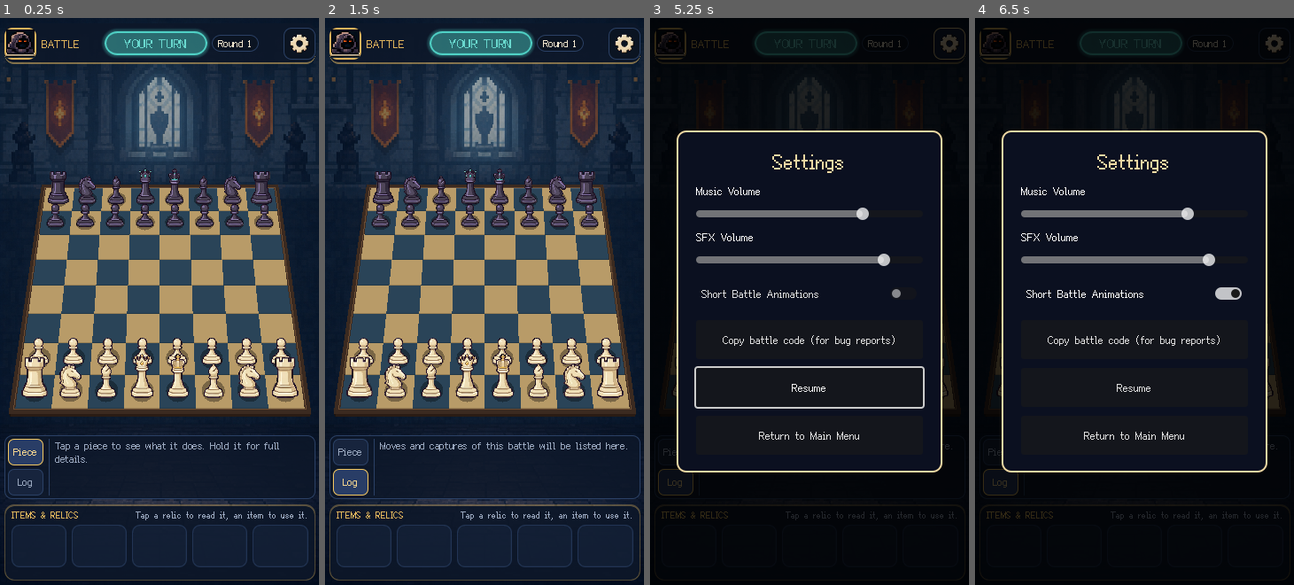
Above: before the commit, frames 1-4 (left to right).
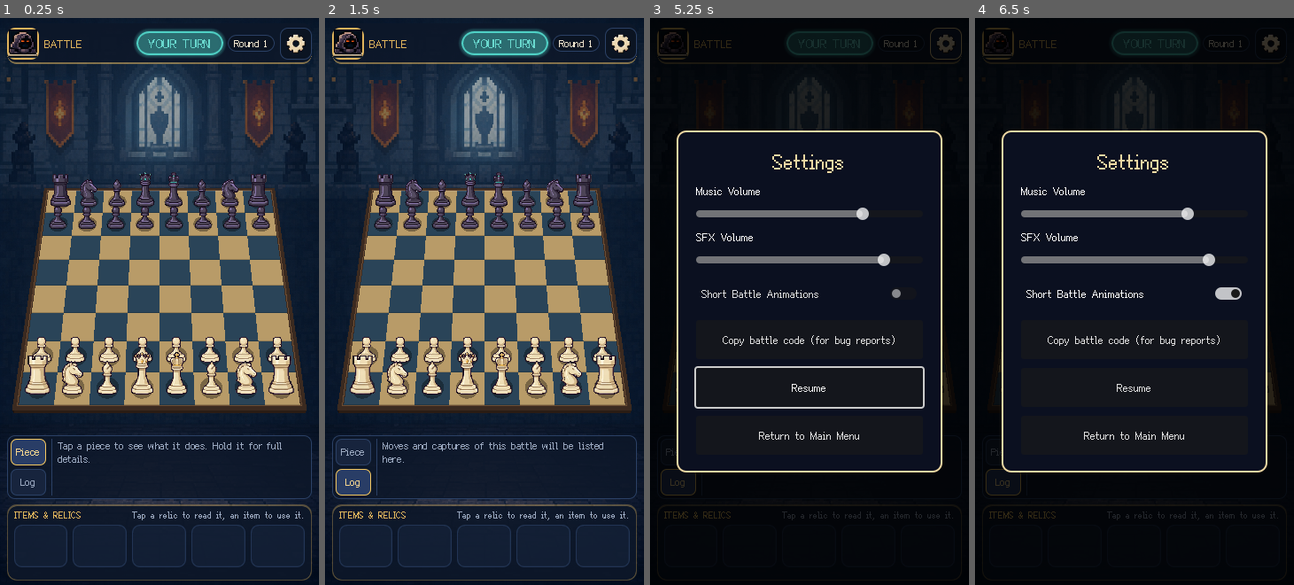
Above: after the commit, the same moments.

Repository: CapJunkrat/pixelking
Game: Godot game, scene res://scenes/battle/BattleScene.tscn
The game is run twice, just before and just after one commit, with the same random seed, the same clock (stepped at 60 frames per second) and the same inputs. This scene is started directly instead of the project's main scene.
Inputs (mouse positions are in pixels of both pictures, inside the frame that each line leads up to; where the layout moved, square brackets give the same spot in the first picture):
- Up to frame 1 (0.25 s): no input
- Up to frame 2 (1.5 s): click "Piece" at 0.5 s; click "Log" at 1.25 s
- Up to frame 3 (5.25 s): click "Piece" at 2 s; click "Log" at 2.75 s; click "Piece" at 3.5 s; click "Log" at 4.25 s; click (946, 40) [949, 40] at 5 s
- Up to frame 4 (6.5 s): click "Short Battle Animations" at 5.75 s

The runs differ from the first frame. In frame 1, 16% of the frame differs, in the area x 1-99%, y 1-100%; in frame 2, 16%; in frame 3, 1.2%; in frame 4, 1.2%.

Commit message:
fix: battle screen fits 360-wide phones in Chinese and English
The battle top bar and the board both asked for more than the 344px a 360 phone
leaves, so the whole battle layout widened and was clipped on both sides
(badly in Chinese, a few pixels in English).

- Top bar: compact act/layer text, turn pill sized to its texts, the enemy name
  takes the leftover width and ends in an ellipsis when too long.
- Board: minimum width 344 (it already fits itself to its size).
- Phone-width test now covers pre-battle, battle and the longest boss name.
- Store screenshots retaken with the fix.

Co-Authored-By: Claude Opus 5.5 <noreply@anthropic.com>
Claude-Session: https://claude.ai/code/session_012w4X79Jp4FAdeJJxKLYmvh

Diff:
--- a/scenes/battle/BattleBoardView.tscn
+++ b/scenes/battle/BattleBoardView.tscn
@@ -3,7 +3,7 @@
 [ext_resource type="Script" path="res://scripts/battle/BattleBoardView.gd" id="1_script"]
 
 [node name="BoardFrame" type="Control"]
-custom_minimum_size = Vector2(351, 351)
+custom_minimum_size = Vector2(344, 351)
 size_flags_horizontal = 4
 size_flags_vertical = 4
 script = ExtResource("1_script")
--- a/scripts/autoload/Localization.gd
+++ b/scripts/autoload/Localization.gd
@@ -288,6 +288,7 @@
 			"MAP_TITLE": "The Crown Road",
 			"MAP_PROGRESS": "Layer %d / %d",
 			"MAP_ACT": "Act %d",
+			"BATTLE_HUD_PLACE": "Act %d · %d/%d",
 			"BATTLE_RESULT_REWARD": "Choose Reward",
 			"BATTLE_RESULT_SUMMARY": "Run Summary",
 			"FUSION_PREVIEW_UNAVAILABLE": "Fusion preview unavailable.",
--- a/scripts/autoload/LocalizationZh.gd
+++ b/scripts/autoload/LocalizationZh.gd
@@ -285,6 +285,7 @@
 	"MAP_TITLE": "王冠之路",
 	"MAP_PROGRESS": "第 %d / %d 层",
 	"MAP_ACT": "第 %d 幕",
+	"BATTLE_HUD_PLACE": "第%d幕 · %d/%d层",
 	"INTERACTION_UNAVAILABLE": "这个选项现在不可用。",
 	"LOG_HINT": "点击棋子查看它的能力，长按查看完整说明。",
 	"LOG_LEGEND_PROTECTED": "橙色盾牌：会被攻击，但有己方保护",
--- a/scripts/battle/BattleHUD.gd
+++ b/scripts/battle/BattleHUD.gd
@@ -40,7 +40,7 @@
 
 func _ready() -> void:
 	custom_minimum_size = Vector2(0, BAR_HEIGHT)
-	add_theme_constant_override("separation", 8)
+	add_theme_constant_override("separation", 6)
 	alignment = BoxContainer.ALIGNMENT_BEGIN
 	_build()
 	_load_encounter()
@@ -57,9 +57,12 @@
 # --- building ---------------------------------------------------------------------
 
 func _build() -> void:
-	# Who you fight: a framed portrait, the battle tier and the layer.
+	# Who you fight: a framed portrait, the battle tier and the layer. It takes whatever
+	# width the turn pill and the gear leave, and a name too long for it ends in "…",
+	# so the bar never grows past a 360-wide phone (long boss names, Chinese text).
 	var foe: HBoxContainer = HBoxContainer.new()
 	foe.name = "Foe"
+	foe.size_flags_horizontal = Control.SIZE_EXPAND_FILL
 	foe.add_theme_constant_override("separation", 6)
 	var frame: PanelContainer = PanelContainer.new()
 	frame.name = "BossPortrait"
@@ -80,14 +83,18 @@
 	frame.add_child(enemy_portrait)
 	foe.add_child(frame)
 	var names: VBoxContainer = VBoxContainer.new()
+	names.name = "Names"
+	names.size_flags_horizontal = Control.SIZE_EXPAND_FILL
 	names.alignment = BoxContainer.ALIGNMENT_CENTER
 	names.add_theme_constant_override("separation", -2)
 	enemy_label = _label(_text("BATTLE_ENEMY"), 12, _tier_color)
 	enemy_label.name = "EnemyLabel"
+	_let_shrink(enemy_label)
 	names.add_child(enemy_label)
 	layer_label = _label("", 10, MUTED)
 	layer_label.name = "LayerLabel"
 	layer_label.visible = false
+	_let_shrink(layer_label)
 	names.add_child(layer_label)
 	foe.add_child(names)
 	add_child(foe)
@@ -105,8 +112,10 @@
 	turn_label = _label("", 13, TEAL)
 	turn_label.name = "TurnLabel"
 	turn_label.horizontal_alignment = HORIZONTAL_ALIGNMENT_CENTER
-	turn_label.custom_minimum_size = Vector2(92, 0)
 	turn_segment.add_child(turn_label)
+	# As wide as the longer of the two turn texts, so the pill keeps its size when the
+	# turn changes, in any language.
+	turn_label.custom_minimum_size = Vector2(_text_width(turn_label, [_text("BATTLE_YOUR_TURN"), _text("BATTLE_ENEMY_TURN")]), 0)
 	middle.add_child(turn_segment)
 	var round_chip: PanelContainer = PanelContainer.new()
 	round_chip.name = "RoundSegment"
@@ -170,7 +179,7 @@
 	var map_state: Variant = (run_manager.get("current_run") as RunState).map_state
 	if map_state != null:
 		var act: int = (run_manager.get("current_run") as RunState).act_index + 1
-		layer_label.text = "%s · %s" % [_text("MAP_ACT") % act, _text("MAP_PROGRESS") % [node.layer_index + 1, (map_state as MapState).total_layers]]
+		layer_label.text = _text("BATTLE_HUD_PLACE") % [act, node.layer_index + 1, (map_state as MapState).total_layers]
 		layer_label.visible = true
 	var frame: PanelContainer = find_child("BossPortrait", true, false) as PanelContainer
 	var frame_style: StyleBoxFlat = frame.get_theme_stylebox("panel") as StyleBoxFlat
@@ -195,8 +204,8 @@
 	turn_label.add_theme_color_override("font_color", accent.lightened(0.15) if _your_turn else accent)
 	var pill: StyleBoxFlat = _box(Color(accent, 0.16), accent, 14)
 	pill.set_border_width_all(2 if _your_turn else 1)
-	pill.content_margin_left = 12
-	pill.content_margin_right = 12
+	pill.content_margin_left = 10
+	pill.content_margin_right = 10
 	pill.content_margin_top = 4
 	pill.content_margin_bottom = 4
 	if _your_turn:
@@ -211,6 +220,22 @@
 	label.add_theme_color_override("font_color", color)
 	label.mouse_filter = Control.MOUSE_FILTER_IGNORE
 	return label
+
+## A label that may be narrower than its text: it then ends in "…" instead of
+## widening its container.
+func _let_shrink(label: Label) -> void:
+	label.clip_text = true
+	label.text_overrun_behavior = TextServer.OVERRUN_TRIM_ELLIPSIS
+	label.size_flags_horizontal = Control.SIZE_EXPAND_FILL
+
+## The widest of `texts` in the label's own font and size, rounded up.
+func _text_width(label: Label, texts: Array[String]) -> float:
+	var font: Font = label.get_theme_font("font")
+	var font_size: int = label.get_theme_font_size("font_size")
+	var widest: float = 0.0
+	for line: String in texts:
+		widest = maxf(widest, font.get_string_size(line, HORIZONTAL_ALIGNMENT_LEFT, -1, font_size).x)
+	return ceilf(widest)
 
 func _box(fill: Color, border: Color, radius: int) -> StyleBoxFlat:
 	var box: StyleBoxFlat = StyleBoxFlat.new()
--- a/scripts/tests/scenes/test_phone_width_layout.gd
+++ b/scripts/tests/scenes/test_phone_width_layout.gd
@@ -48,6 +48,14 @@
 		}
 		await _check_scene("res://scenes/run/RunInteractionScene.tscn", locale + " summary")
 		run.pending_choice = saved_choice
+		# Pre-battle and the battle itself, with the run's act and layer in the top bar.
+		run_manager.abandon_run()
+		expect(RunTestFixture.create_drafted_run(run_manager) == OK, "%s: drafted run for battle" % locale)
+		expect(RunTestFixture.prepare_confirmed_battle(run_manager, true) == OK, "%s: battle deployment ready" % locale)
+		await _check_scene("res://scenes/run/PreBattleScene.tscn", locale)
+		expect(run_manager.start_current_battle() == OK, "%s: battle starts" % locale)
+		await _check_scene("res://scenes/battle/BattleScene.tscn", locale)
+		await _check_long_boss_name(locale)
 	run_manager.abandon_run()
 	DirAccess.remove_absolute(ProjectSettings.globalize_path(TEST_PATH))
 	finish_test("Phone width layout test")
@@ -70,6 +78,24 @@
 	menu.queue_free()
 	await process_frame
 
+## The longest boss name in the battle top bar still leaves the bar on screen (the name
+## ends in "…" instead).
+func _check_long_boss_name(locale: String) -> void:
+	var battle: Control = (load("res://scenes/battle/BattleScene.tscn") as PackedScene).instantiate() as Control
+	root.add_child(battle)
+	for _frame: int in range(2):
+		await process_frame
+	var localization: Node = root.get_node("Localization")
+	var hud: BattleHUD = battle.get_node("Margin/Layout/TopBar") as BattleHUD
+	hud.enemy_label.text = str(localization.call("text", "BOSS_SHADOW_KING")).to_upper() + " THE ENDLESS"
+	for _frame: int in range(4):
+		await process_frame
+	var overflow: Array[String] = LayoutOverflow.find(battle, WIDTH)
+	expect(overflow.is_empty(), "battle top bar with a long boss name (%s) fits 360 wide%s" % [locale, "" if overflow.is_empty() else ": " + ", ".join(overflow.slice(0, 4))])
+	expect(hud.settings_button.get_global_rect().end.x <= WIDTH, "%s: the settings gear stays on screen" % locale)
+	battle.queue_free()
+	await process_frame
+
 func _check_scene(path: String, label: String) -> void:
 	var packed: PackedScene = load(path) as PackedScene
 	var instance: Control = packed.instantiate() as Control
Binary file changed: docs/play-store/screenshots/en-US/4_battle.png
Binary file added: docs/play-store/screenshots/zh-CN/5_battle.png
